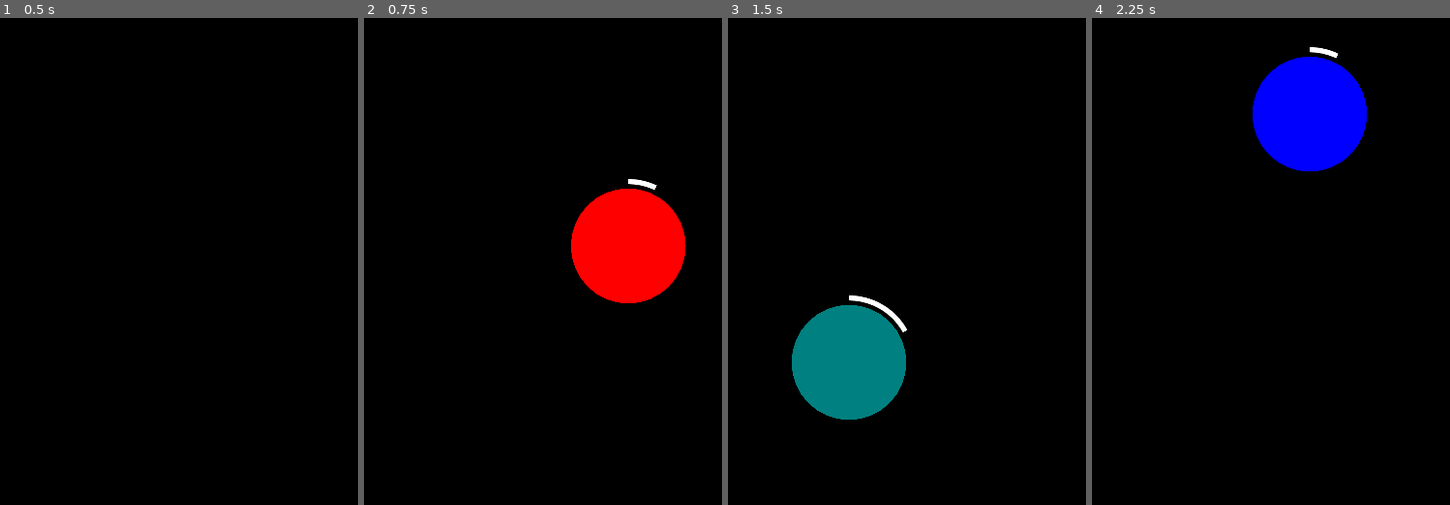
Above: before the commit, frames 1-4 (left to right).
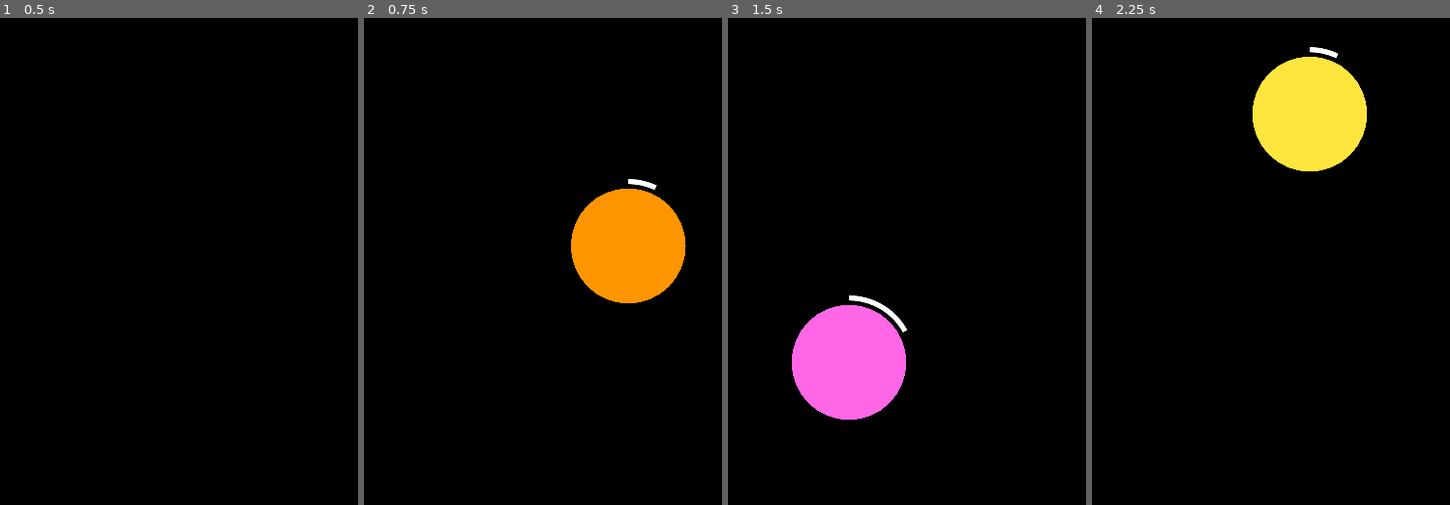
Above: after the commit, the same moments.

Repository: IMP1/start-player
Game: Godot game, scene res://Touch.tscn
Same seed, same stepped clock (60 frames per second), same inputs: the game is played once before the commit and once after it.
Inputs (mouse positions are in pixels of both pictures, inside the frame that each line leads up to):
- Up to frame 1 (0.5 s): no input
- Up to frame 2 (0.75 s): tap Enter at 0.5 s; move the mouse to (628, 246) at 0.52 s; click (628, 246) at 0.67 s
- Up to frame 3 (1.5 s): tap Space at 1.25 s; drag from (828, 324) to (889, 441) at 1.27 s
- Up to frame 4 (2.25 s): move the mouse to (1310, 115) at 2.02 s; click (1310, 115) at 2.17 s

Frame 1 is identical in both runs. In frame 2, 5.9% of the frame differs, in the area x 57-90%, y 35-59%; in frame 3, 5.9%, in the area x 17-50%, y 58-83%; in frame 4, 5.9%.

Commit message:
Add more colours before repeating

Diff:
--- a/Touch.tscn
+++ b/Touch.tscn
@@ -7,7 +7,7 @@
 script = ExtResource( 2 )
 press_duration = 1.0
 background_colour = Color( 0, 0, 0, 1 )
-player_colours = [ Color( 1, 0, 0, 1 ), Color( 0, 0, 1, 1 ), Color( 0.678431, 1, 0.184314, 1 ), Color( 0, 0.501961, 0.501961, 1 ) ]
+player_colours = [ Color( 1, 0, 0, 1 ), Color( 0, 0, 1, 1 ), Color( 0.678431, 1, 0.184314, 1 ), Color( 0, 0.501961, 0.501961, 1 ), Color( 1, 0.584314, 0, 1 ), Color( 1, 0.403922, 0.905882, 1 ), Color( 0, 0.764706, 1, 1 ), Color( 1, 0.898039, 0.243137, 1 ) ]
 
 [node name="Touch" type="Control"]
 anchor_right = 1.0
